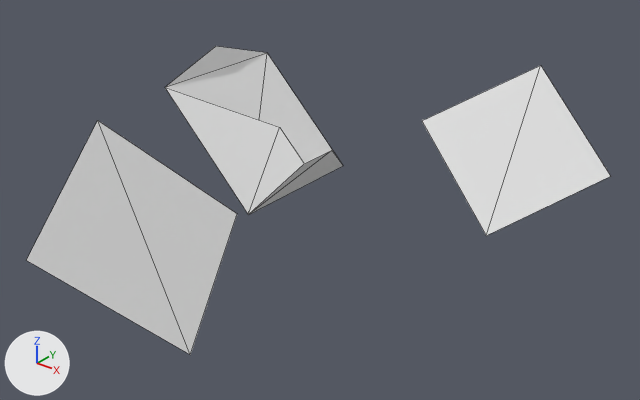
The OBJ model res/untitled.obj as it was, and as the next commit left it.
Before and after are seen from a 50 mm lens placed at (7.78, -8.38, 4.43), pointed at (1.4, -0.4, -0.51). Every picture has the same lights, and +X, +Y and +Z are marked at lower left. Mesh edges are drawn as thin lines. Where no turn or scale is listed for an object, it has been applied to the vertices.
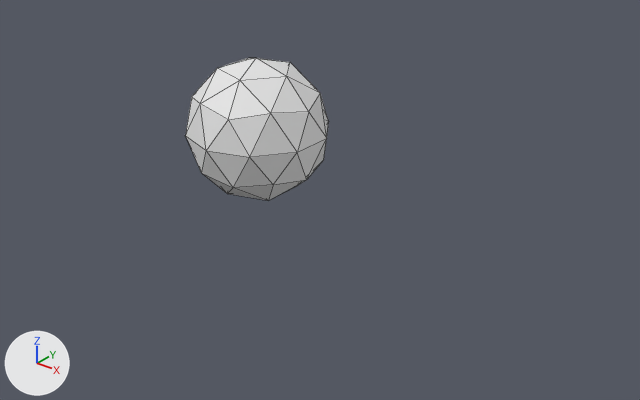
What the commit changed:
me_plane is used by ob_plane; location (0.0, 0.0, 0.0).
me_plane had 8 vertices, 7 faces and spanned x -0.74..1.08, y -1.0..1.0, z -0.71..1.03.
me_plane no longer uses material mat_none (white #e7e7e7).
me_plane now has 42 vertices, 80 faces and spans x -0.95..0.95, y -1.0..1.0, z -1.0..1.0.
me_plane part 1: the whole mesh is rebuilt.
Object 'Plane.001' (ob_plane_001) is deleted.
Object 'Plane.002' (ob_plane_002) is deleted.

Where the change shows, as pixel boxes [x1, y1, x2, y2] in the pictures (640 x 400 px):
'Plane.001', deleted: before [27, 121, 237, 355]
'Plane', reshaped (20% narrower, 16% shorter): before [165, 46, 343, 215]; after [186, 58, 328, 200]
'Plane.002', deleted: before [422, 65, 610, 236]
